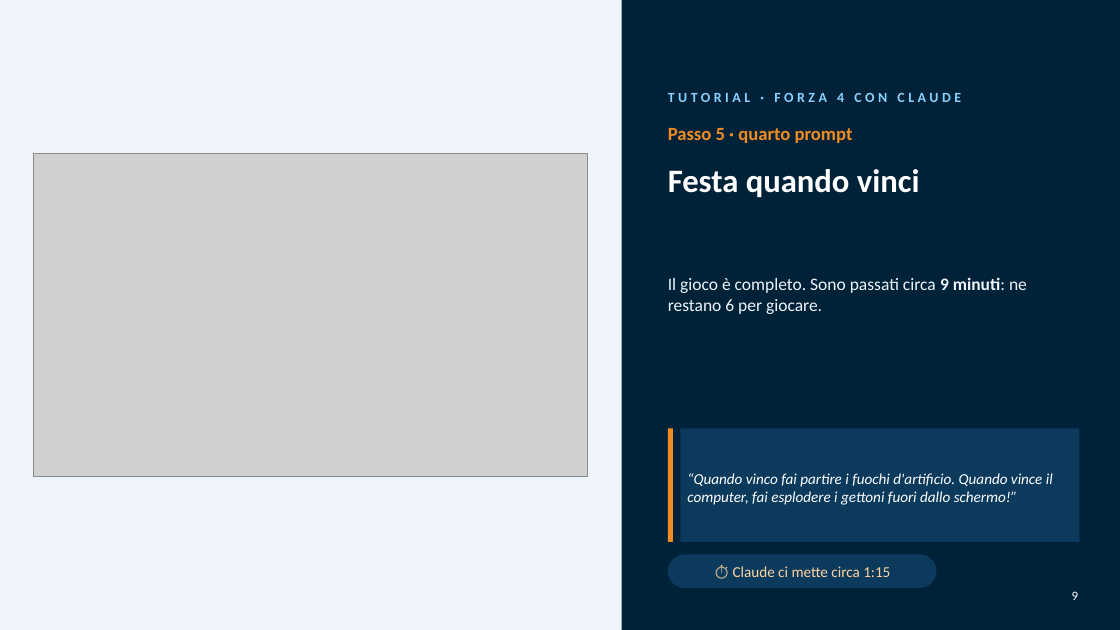
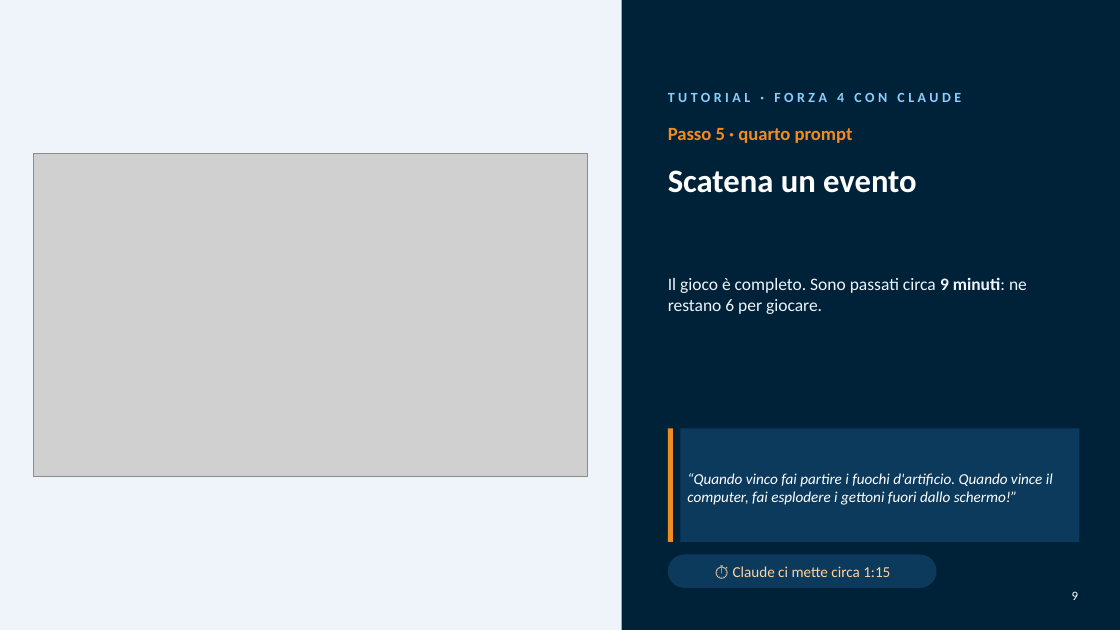
Before and after one commit to marraliEfuture/efuture_games, a slide deck: slide 9 of presentazioni/2-forza4-claude.pptx. Drawn at 1120x630 pixels with LibreOffice and Linux fonts; fonts in the diff are those of the drawing; grey boxes stand for pictures; background and template pictures are left out. Boxes give left, top, right and bottom in pixels: in the first picture for what was removed or moved away, otherwise in the second. Text is boxed around its words. In the diff, an @@ line names an element or a change of style, - is before the commit and + after.

```diff
--- a/presentazioni/2-forza4-claude.pptx
+++ b/presentazioni/2-forza4-claude.pptx
@@ title at <box>668,170,917,193</box>: text changed @@
-Festa quando vinci
+Scatena un evento
```
Also in this commit, not shown: 4 other slides changed, 10 other files.
